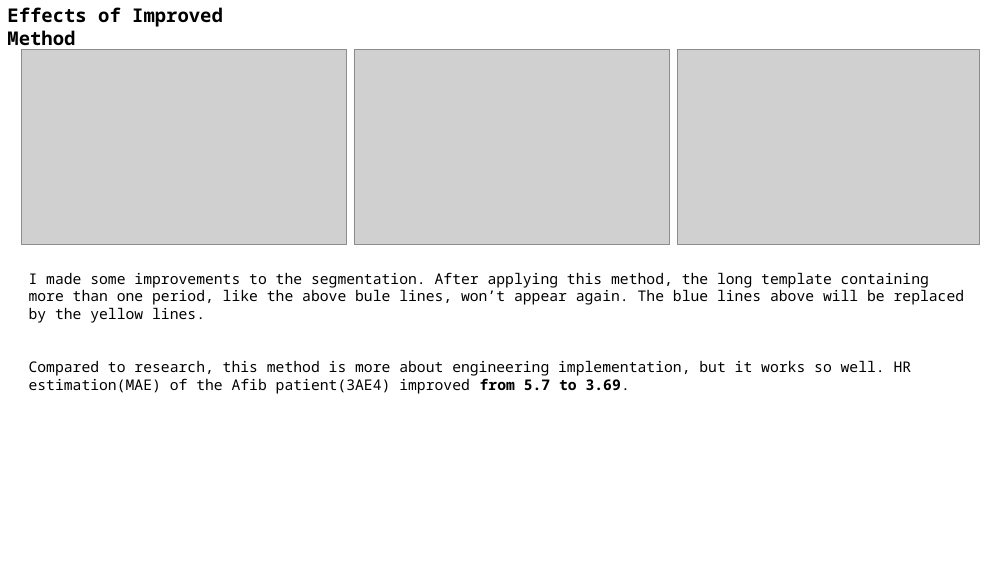
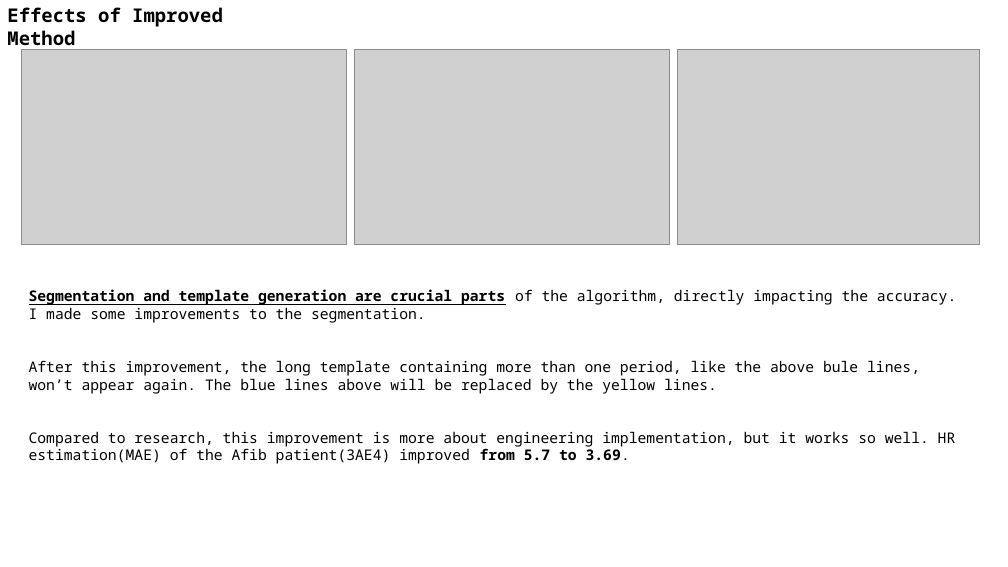
Before and after one commit to A-Big-Tortoise/Presentation, a slide deck: slide 6 of Presentation_0722_JiayuChen.pptx. Drawn at 1008x567 pixels with LibreOffice and Linux fonts; fonts in the diff are those of the drawing; grey boxes stand for pictures. Boxes give left, top, right and bottom in pixels: in the first picture for what was removed or moved away, otherwise in the second. Text is boxed around its words. In the diff, an @@ line names an element or a change of style, - is before the commit and + after.

```diff
--- a/Presentation_0722_JiayuChen.pptx
+++ b/Presentation_0722_JiayuChen.pptx
@@ text at (x1=29, y1=289, x2=956, y2=464): text changed @@
-I made some improvements to the segmentation. After applying this method, the long template containing more than one period, like the above bule lines, won’t appear again. The blue lines above will be replaced by the yellow lines.
-Compared to research, this method is more about engineering implementation, but it works so well. HR estimation(MAE) of the Afib patient(3AE4) improved from 5.7 to 3.69.
+Segmentation and template generation are crucial parts of the algorithm, directly impacting the accuracy. I made some improvements to the segmentation.
+After this improvement, the long template containing more than one period, like the above bule lines, won’t appear again. The blue lines above will be replaced by the yellow lines.
+Compared to research, this improvement is more about engineering implementation, but it works so well. HR estimation(MAE) of the Afib patient(3AE4) improved from 5.7 to 3.69.
```
Also in this commit, not shown: 2 other slides changed.
